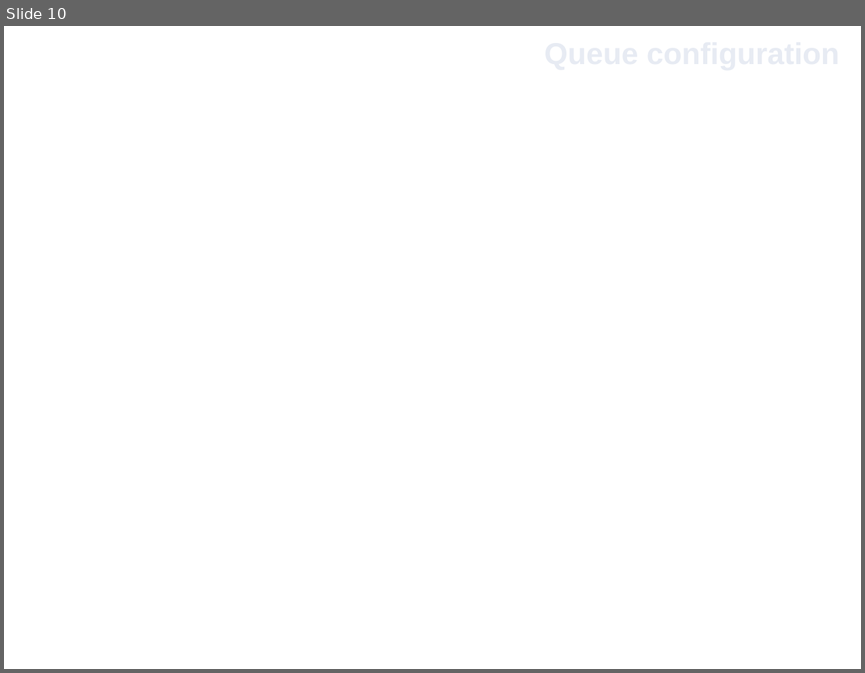
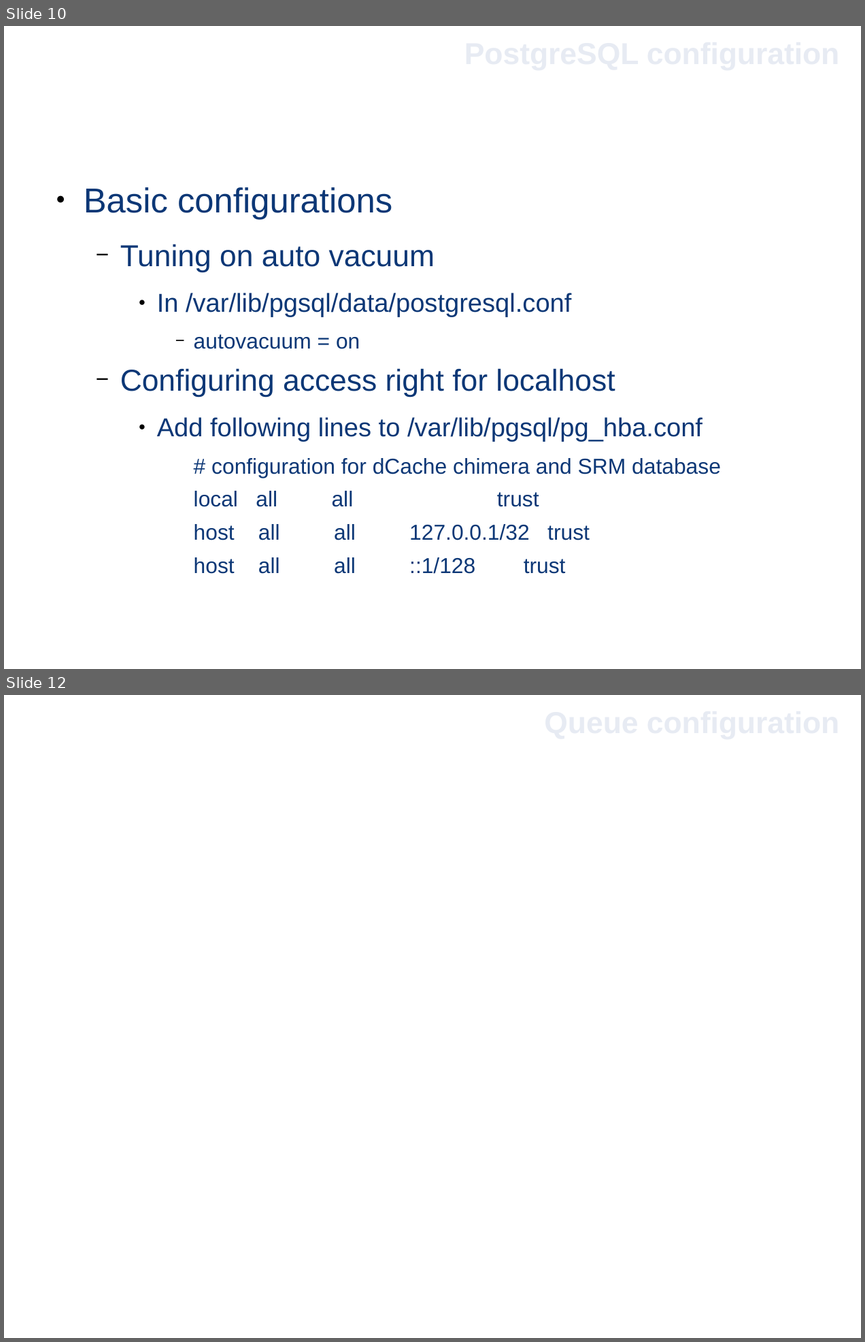
Before and after one commit to GenKawamura/GridKa2014-Material_ATLAS-T2_Example, a slide deck: dcache_wlcg_tier2_gridka.odp. Shown one above the other, each under a label of ours: slide 10 before the commit, slides 10 and 12 after it; the slides between them are not shown. The pictures are 865x673 and 865x1342 pixels, drawn with LibreOffice and Linux fonts; fonts in the diff are those of the drawing; background and template pictures are left out. Boxes give left, top, right and bottom in pixels: in the first picture for what was removed or moved away, otherwise in the second. Text is boxed around its words. In the diff, an @@ line names an element or a change of style, - is before the commit and + after.

```diff
--- a/dcache_wlcg_tier2_gridka.odp
+++ b/dcache_wlcg_tier2_gridka.odp
@@ slide 10 added at [4,26,861,669], background #FFFFFF @@
@@ title added at [334,26,840,77], 28 pt, text #E7EBF3, bold @@
+PostgreSQL configuration
@@ text added at [84,187,721,573], 20 pt, text #0C3776 @@
+● Basic configurations
+  − Tuning on auto vacuum
+    ● In /var/lib/pgsql/data/postgresql.conf
+      − autovacuum = on
+  − Configuring access right for localhost
+    ● Add following lines to /var/lib/pgsql/pg_hba.conf
+      # configuration for dCache chimera and SRM database
+      local all all trust
+      host all all 127.0.0.1/32 trust
+      host all all ::1/128 trust
@@ what was slide 10 is now slide 12 @@
```
Also in this commit, not shown: 3 slides changed, 5 other slides added, 3 slides removed, 4 other files.
